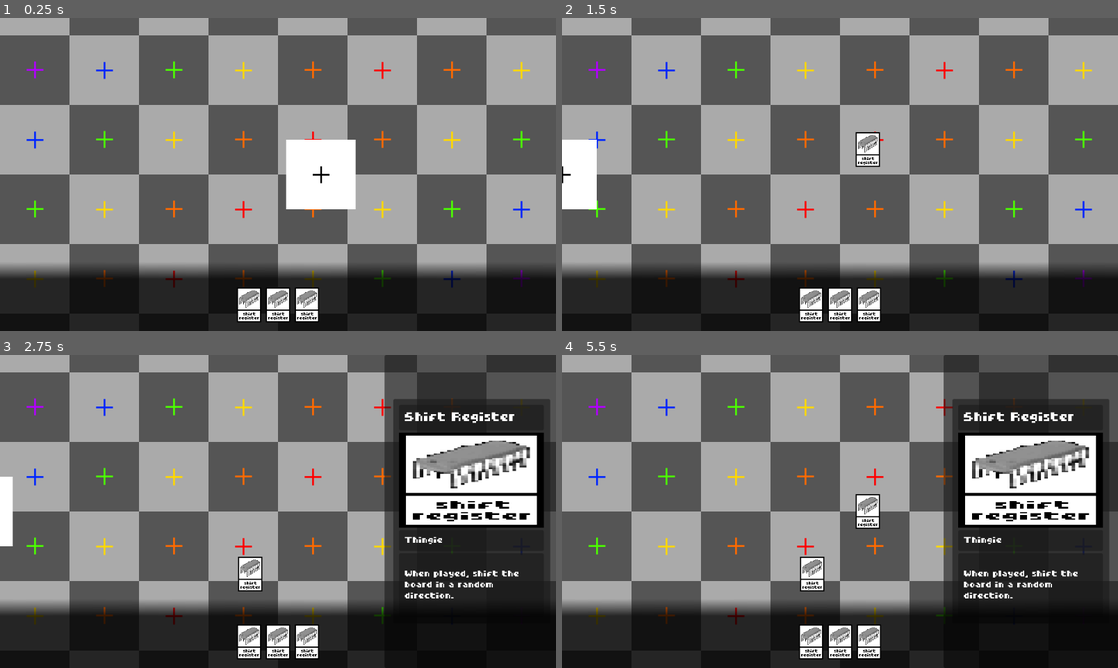
Above: before the commit, frames 1-4 (two rows, left to right).
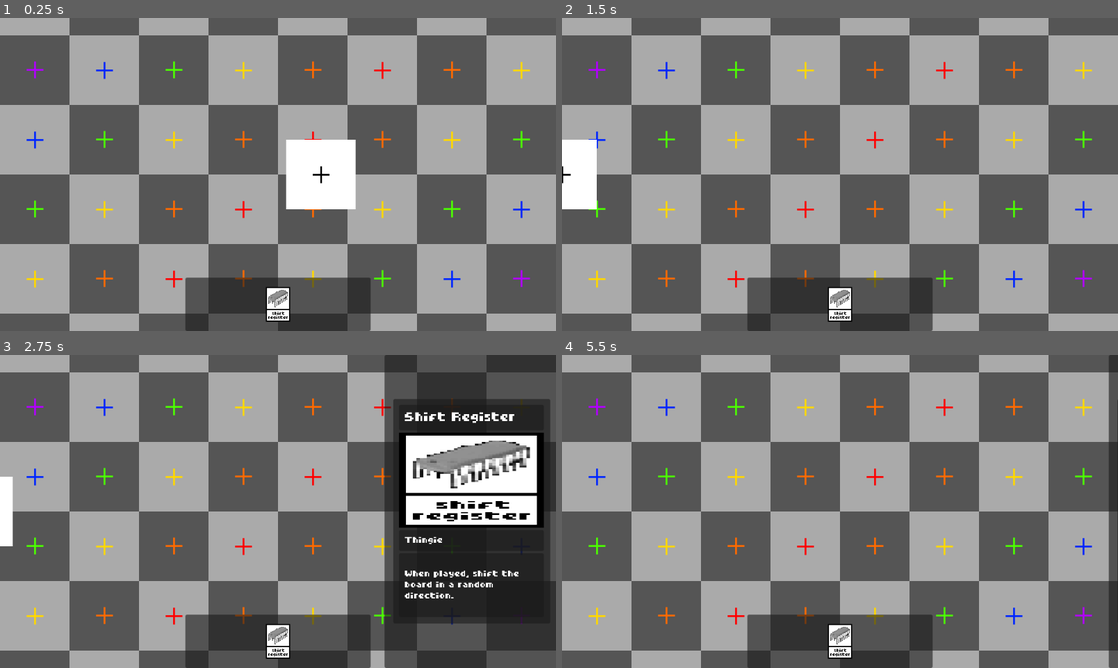
Above: after the commit, the same moments.

Repository: NobleMetalLabs/the-genesis-gambit
Game: Godot game, scene res://scn/tests/test.tscn
Two runs of this game, one before a commit and one after it. Both use one fixed random seed, a clock stepped at 60 frames per second and the inputs below.
Inputs (mouse positions are in pixels of both pictures, inside the frame that each line leads up to):
- Up to frame 1 (0.25 s): no input
- Up to frame 2 (1.5 s): tap Enter at 0.5 s; drag from (812, 305) to (895, 105) at 0.52 s; drag from (895, 105) to (812, 237) at 1.27 s
- Up to frame 3 (2.75 s): tap Space at 2 s; move the mouse to (278, 642) at 2.02 s; hold Shift from 2.03 s (still down); click (278, 642) at 2.17 s; tap F (ui_inspect) at 2.3 s
- Up to frame 4 (5.5 s): release Shift at 2.75 s; drag from (867, 642) to (673, 464) at 2.77 s; drag from (673, 464) to (867, 511) at 3.52 s; drag from (673, 464) to (756, 433) at 4.27 s; move the mouse to (867, 511) at 5.02 s; tap F (ui_inspect) at 5.1 s; click (867, 511) at 5.17 s

The runs differ from the first frame. In frame 1, 20% of the frame differs, in the area x 0-100%, y 78-100%; in frame 2, 21%; in frame 3, 20%; in frame 4, 44%, in the area x 0-100%, y 0-100%.

Commit message:
Refactor existing hand logic to HandUI

Diff:
--- a/lib/Player.gd
+++ b/lib/Player.gd
@@ -1,2 +1,6 @@
 class_name Player
 extends Node
+
+var hand : Array[CardMetadata] = []
+
+signal hand_updated(data : Dictionary)
--- a/scn/tests/test.tscn
+++ b/scn/tests/test.tscn
@@ -24,6 +24,5 @@
 
 [node name="CLIENT-UI" parent="." node_paths=PackedStringArray("gamefield") instance=ExtResource("5_vofwa")]
 unique_name_in_owner = true
-z_index = 1
 mouse_filter = 2
 gamefield = NodePath("../GAMEFIELD")
--- a/scn/ui/ClientUI.tscn
+++ b/scn/ui/ClientUI.tscn
@@ -1,16 +1,12 @@
-[gd_scene load_steps=9 format=3 uid="uid://b4fmewjxtuggy"]
+[gd_scene load_steps=6 format=3 uid="uid://b4fmewjxtuggy"]
 
 [ext_resource type="Script" path="res://src/ui/ClientUI.gd" id="1_68p1r"]
 [ext_resource type="PackedScene" uid="uid://db8am01hwwg1q" path="res://scn/ui/UIFullCard.tscn" id="2_5wpux"]
-[ext_resource type="PackedScene" uid="uid://es3xnd1snslt" path="res://scn/ui/TempCard.tscn" id="2_fpva6"]
 [ext_resource type="Script" path="res://src/ui/CardInfoPanel.gd" id="3_73koh"]
-[ext_resource type="Texture2D" uid="uid://cdhjukcem57os" path="res://ast/image/ui/test-hand-bg.png" id="3_ahllg"]
-[ext_resource type="Resource" uid="uid://dfpmseflf6h0b" path="res://ast/cards/ShiftRegister.tres" id="3_buy1h"]
 [ext_resource type="Texture2D" uid="uid://djjhjh04iwame" path="res://ast/image/game/cards/fgs/target-placeholder.png" id="5_kgfmm"]
-[ext_resource type="PackedScene" uid="uid://dosfprffmtayf" path="res://scn/ui/CardInstanceInHand.tscn" id="7_goj2q"]
+[ext_resource type="PackedScene" uid="uid://dp0ichqwouy35" path="res://scn/ui/HandUI.tscn" id="7_ce31p"]
 
 [node name="CLIENT-UI" type="Control"]
-z_index = -1
 layout_mode = 3
 anchors_preset = 15
 anchor_right = 1.0
@@ -19,7 +15,6 @@
 grow_vertical = 2
 mouse_filter = 1
 script = ExtResource("1_68p1r")
-temp_card_scn = ExtResource("2_fpva6")
 metadata/_edit_lock_ = true
 
 [node name="CARD-INFO-PANEL" type="Panel" parent="."]
@@ -54,31 +49,19 @@
 visible = false
 texture = ExtResource("5_kgfmm")
 
-[node name="DeckBG" type="Sprite2D" parent="."]
-modulate = Color(1, 1, 1, 0.784314)
-z_index = 1
-position = Vector2(0, 420)
-texture = ExtResource("3_ahllg")
-centered = false
+[node name="HAND-PANEL" type="Panel" parent="."]
+layout_mode = 1
+anchors_preset = 7
+anchor_left = 0.5
+anchor_top = 1.0
+anchor_right = 0.5
+anchor_bottom = 1.0
+offset_left = -160.0
+offset_top = -92.0
+offset_right = 160.0
+grow_horizontal = 2
+grow_vertical = 0
 
-[node name="HandContainer" type="HBoxContainer" parent="."]
-z_index = 1
-layout_mode = 0
-offset_top = 465.0
-offset_right = 960.0
-offset_bottom = 525.0
-mouse_filter = 2
-theme_override_constants/separation = 50
-alignment = 1
-
-[node name="CardInstanceInHand" parent="HandContainer" instance=ExtResource("7_goj2q")]
-layout_mode = 2
-metadata = ExtResource("3_buy1h")
-
-[node name="CardInstanceInHand2" parent="HandContainer" instance=ExtResource("7_goj2q")]
-layout_mode = 2
-metadata = ExtResource("3_buy1h")
-
-[node name="CardInstanceInHand3" parent="HandContainer" instance=ExtResource("7_goj2q")]
-layout_mode = 2
-metadata = ExtResource("3_buy1h")
+[node name="HAND-UI" parent="HAND-PANEL" instance=ExtResource("7_ce31p")]
+unique_name_in_owner = true
+layout_mode = 1
--- /dev/null
+++ b/scn/ui/HandUI.tscn
@@ -0,0 +1,29 @@
+[gd_scene load_steps=4 format=3 uid="uid://dp0ichqwouy35"]
+
+[ext_resource type="Script" path="res://src/ui/HandUI.gd" id="1_l6ysm"]
+[ext_resource type="Script" path="res://src/test.gd" id="2_7qmu2"]
+[ext_resource type="Resource" uid="uid://dfpmseflf6h0b" path="res://ast/cards/ShiftRegister.tres" id="3_10l3o"]
+
+[node name="HAND-UI" type="Control"]
+layout_mode = 3
+anchors_preset = 15
+anchor_right = 1.0
+anchor_bottom = 1.0
+grow_horizontal = 2
+grow_vertical = 2
+script = ExtResource("1_l6ysm")
+
+[node name="CardStack" type="HBoxContainer" parent="."]
+z_as_relative = false
+layout_mode = 1
+anchors_preset = 15
+anchor_right = 1.0
+anchor_bottom = 1.0
+grow_horizontal = 2
+grow_vertical = 2
+theme_override_constants/separation = 50
+alignment = 1
+
+[node name="Node" type="Node" parent="."]
+script = ExtResource("2_7qmu2")
+meta = ExtResource("3_10l3o")
--- a/src/autoloads/ObjectDB.gd
+++ b/src/autoloads/ObjectDB.gd
@@ -1,7 +1,5 @@
 class_name ObjectDB
 extends Node
-
-var CardInstanceOnField : GDScript = _CardInstanceOnField
 
 class _CardInstanceOnField:
 	const scene : PackedScene = preload("res://scn/game/CardInstanceOnField.tscn")
@@ -9,3 +7,17 @@
 		var new_obj : CardInstanceOnField = scene.instantiate()
 		new_obj._setup(gamefield, metadata, player_owner)
 		return new_obj
+
+class _CardInstanceInHand:
+	const scene : PackedScene = preload("res://scn/ui/CardInstanceInHand.tscn")
+	static func create(metadata : CardMetadata) -> CardInstanceInHand:
+		var new_obj : CardInstanceInHand = scene.instantiate()
+		new_obj._setup(metadata)
+		return new_obj
+
+class _TempCard: #Rename? CardInstanceGhost?
+	const scene : PackedScene = preload("res://scn/ui/TempCard.tscn")
+	static func create(client_ui : ClientUI, metadata : CardMetadata) -> TempCard:
+		var new_obj : TempCard = scene.instantiate()
+		new_obj._setup(client_ui, metadata)
+		return new_obj
--- a/src/game/Gamefield.gd
+++ b/src/game/Gamefield.gd
@@ -3,7 +3,6 @@
 
 signal event(name : StringName, data : Dictionary)
 
-@export var card_instance_scene : PackedScene
 @onready var cards_holder : Node2D = get_node("Cards")
 
 func export_gamefield_state() -> GamefieldState:
--- a/src/test.gd
+++ b/src/test.gd
@@ -1,24 +1,14 @@
+class_name Test
 extends Node
 
-@onready var gm : Gamefield = get_parent()
+@export var meta : CardMetadata = null
+@onready var hui : HandUI = get_parent()
 
-# Called when the node enters the scene tree for the first time.
-func _ready() -> void:
-	gm.event.connect(
-		func (name : String, data : Dictionary) -> void:
-			if name != "card_placement": return
-			foo(data["card_instance"])
-	)
-
-func foo(card : CardInstance) -> void:
-	var l : Line2D = Line2D.new()
-	l.width = 1
-	var num_points : float = 2 * (card.get_index() + 1)
-	for i in range(0, num_points):
-		var ar : float = (i / num_points) * (2 * PI)
-		var d : float = card.get_distance_to_edge_at_angle(ar)
-		print(d)
-		l.add_point(Vector2.from_angle(ar) * d)
-	l.closed = true
-	l.default_color = Color.RED
-	card.add_child(l)
+var did : bool = false
+func _process(_delta : float) -> void:
+	if did: return
+	hui._handle_hand_update({
+		"type" : "add",
+		"metadata" : meta
+	})
+	did = true
--- a/src/ui/ClientUI.gd
+++ b/src/ui/ClientUI.gd
@@ -1,18 +1,21 @@
 class_name ClientUI
 extends Control
 
-@export var temp_card_scn : PackedScene
 @onready var card_info_panel : CardInfoPanel = $"%CARD-INFO-PANEL"
 @onready var target_sprite : Sprite2D = $TargetSprite
-@onready var hand_container : HBoxContainer = $HandContainer
+@onready var hand_ui : HandUI = $"%HAND-UI"
+
+func _ready() -> void:
+	var player : Player = Player.new() #TODO: change this
+	hand_ui._setup(self, player)
 
 @export var gamefield : Gamefield
 
 func _input(event : InputEvent) -> void:
 	if not event is InputEventKey: return
 	if Input.is_action_just_pressed("ui_inspect"):
-		if _hovered_hand_card != null:
-			card_info_panel.set_card_metadata(_hovered_hand_card.metadata)
+		if hand_ui.hovered_hand_card != null:
+			card_info_panel.set_card_metadata(hand_ui.hovered_hand_card.metadata)
 			card_info_panel.display()
 		else:
 			var hovered_card : CardInstance = gamefield.get_hovered_card()
@@ -29,30 +32,3 @@
 	else:
 		target_sprite.show()
 		target_sprite.position = target.position
-
-var _hovered_hand_card : CardInstanceInHand
-
-# i guess this should be done individually when cards get added, rather than a for loop
-# (can't do that yet since they're already in the scene for now)
-func _ready() -> void: setup_hand()
-func setup_hand() -> void:
-	for new_hand_card : CardInstanceInHand in hand_container.get_children():
-		new_hand_card.gui_input.connect(
-			func (event : InputEvent) -> void:
-				if not event is InputEventMouseButton: return
-				if event.button_index == MOUSE_BUTTON_LEFT:
-					if event.pressed: card_button_down(new_hand_card.metadata)
-		)
-		new_hand_card.mouse_entered.connect(
-			func() -> void:
-				_hovered_hand_card = new_hand_card
-		)
-		new_hand_card.mouse_exited.connect(
-			func() -> void:
-				_hovered_hand_card = null
-		)
-
-func card_button_down(metadata : CardMetadata) -> void:
-	var new_temp_card : TempCard = temp_card_scn.instantiate()
-	new_temp_card._setup(self, metadata)
-	self.add_child(new_temp_card, true)
--- /dev/null
+++ b/src/ui/HandUI.gd
@@ -0,0 +1,52 @@
+class_name HandUI
+extends Control
+
+var client_ui : ClientUI
+var player_owner : Player
+
+@onready var card_stack_container : HBoxContainer = $"CardStack"
+
+func _setup(_client_ui : ClientUI, _player_owner : Player) -> void:
+	client_ui = _client_ui
+	player_owner = _player_owner
+	player_owner.hand_updated.connect(_handle_hand_update)
+
+#TODO: this is tenative
+func _handle_hand_update(data : Dictionary) -> void:
+	var event_type : String = data["type"]
+	match event_type:
+		"add":
+			_add_card_to_hand(data["metadata"])
+		"remove":
+			_remove_card_from_hand(data["instance"])
+		"clear":
+			_clear_hand()
+
+var hovered_hand_card : CardInstanceInHand = null
+
+func _add_card_to_hand(metadata : CardMetadata) -> void:
+	var new_hand_card : CardInstanceInHand = ObjectDB._CardInstanceInHand.create(metadata)
+	card_stack_container.add_child(new_hand_card, true)
+	new_hand_card.gui_input.connect(
+		func (event : InputEvent) -> void:
+			if not event is InputEventMouseButton: return
+			if not event.button_index == MOUSE_BUTTON_LEFT: return
+			if not event.pressed: return
+			var new_temp_card : TempCard = ObjectDB._TempCard.create(client_ui, new_hand_card.metadata)
+			client_ui.add_child(new_temp_card, true)
+	)
+	new_hand_card.mouse_entered.connect(
+		func() -> void:
+			hovered_hand_card = new_hand_card
+	)
+	new_hand_card.mouse_exited.connect(
+		func() -> void:
+			hovered_hand_card = null
+	)
+
+func _remove_card_from_hand(_instance : CardInstanceInHand) -> void:
+	#instance.queue_free()?
+	pass
+
+func _clear_hand() -> void:
+	pass
